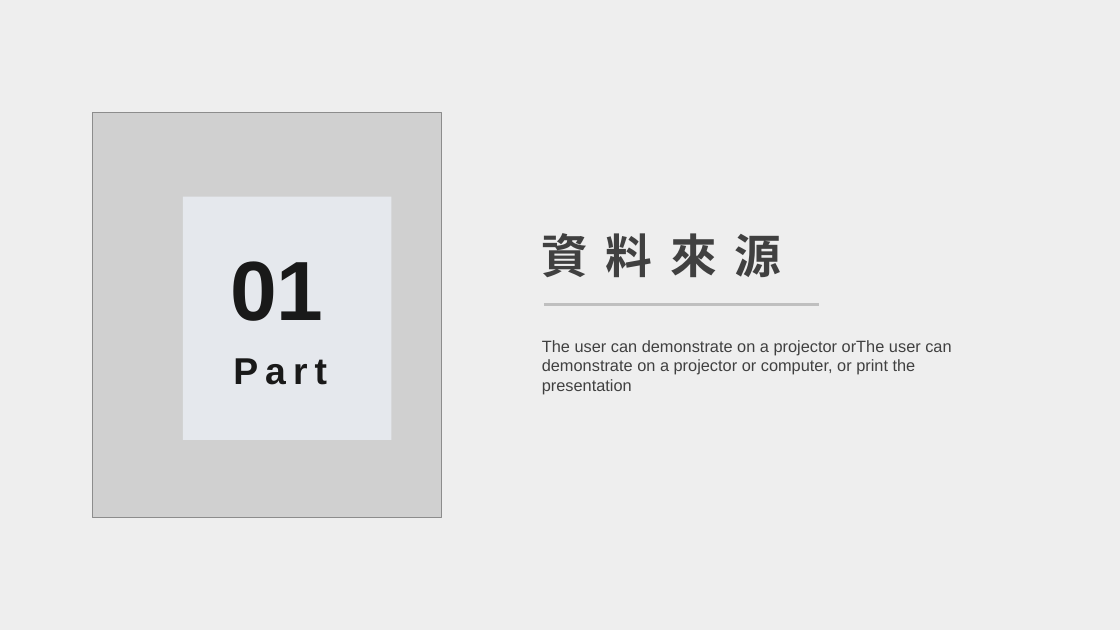
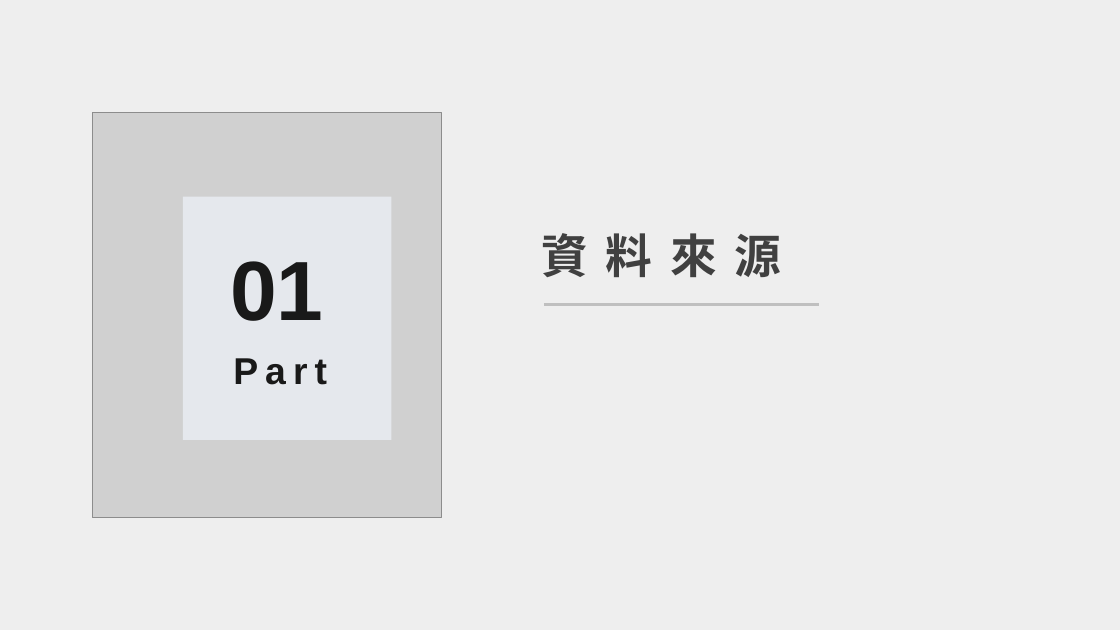
Before and after one commit to wellslu/CTBC-PROJECT, a slide deck: slide 3 of 進度報告.pptx. Drawn at 1120x630 pixels with LibreOffice and Linux fonts; fonts in the diff are those of the drawing; grey boxes stand for pictures. Boxes give left, top, right and bottom in pixels: in the first picture for what was removed or moved away, otherwise in the second. Text is boxed around its words. In the diff, an @@ line names an element or a change of style, - is before the commit and + after.

```diff
--- a/進度報告.pptx
+++ b/進度報告.pptx
@@ text removed at <box>542,340,951,395</box> @@
-The user can demonstrate on a projector orThe user can demonstrate on a projector or computer, or print the presentation
```
Also in this commit, not shown: 5 other slides changed.
